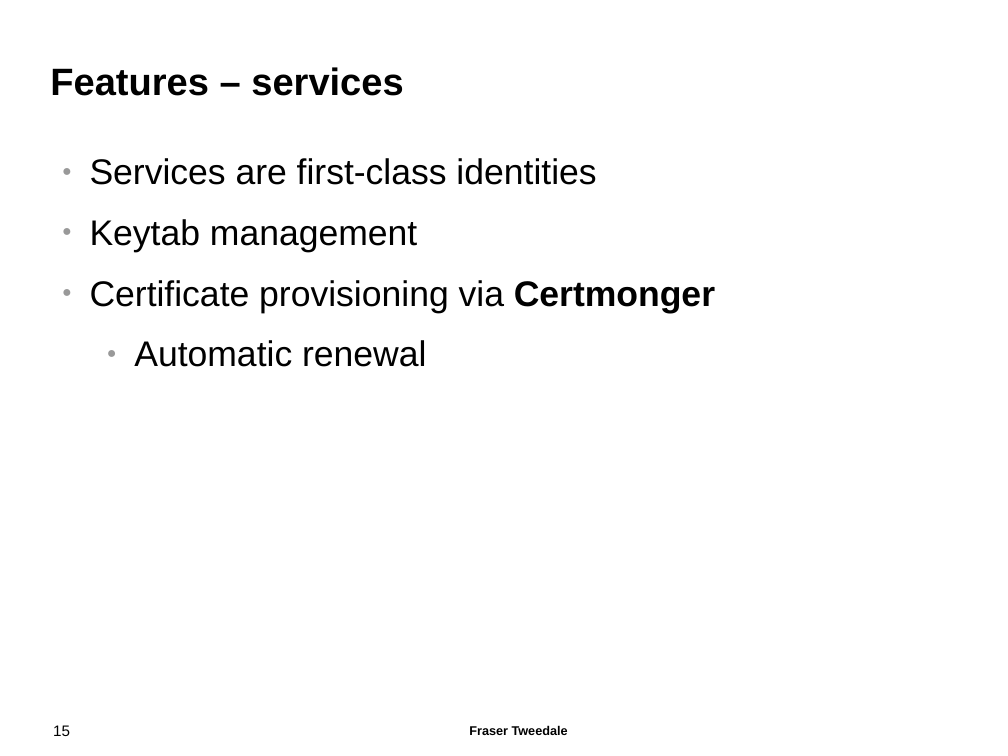
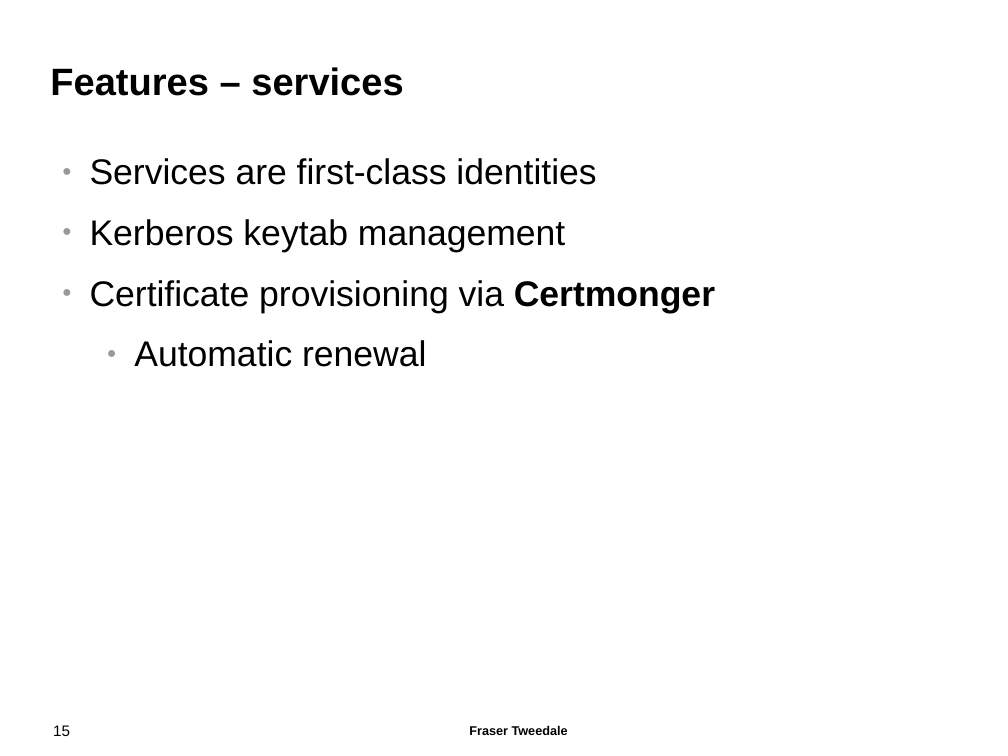
Before and after one commit to frasertweedale/talks, a slide deck: slide 15 of 20141106-osdc-freeipa/osdc2014-freeipa.odp. Drawn at 1008x756 pixels with LibreOffice and Linux fonts; fonts in the diff are those of the drawing; background and template pictures are left out. Boxes give left, top, right and bottom in pixels: in the first picture for what was removed or moved away, otherwise in the second. Text is boxed around its words. In the diff, an @@ line names an element or a change of style, - is before the commit and + after.

```diff
--- a/20141106-osdc-freeipa/osdc2014-freeipa.odp
+++ b/20141106-osdc-freeipa/osdc2014-freeipa.odp
@@ text at [90,219,565,252]: text changed @@
-● Keytab management
+● Kerberos keytab management
```
Also in this commit, not shown: 13 other slides changed, 1 slide added.
